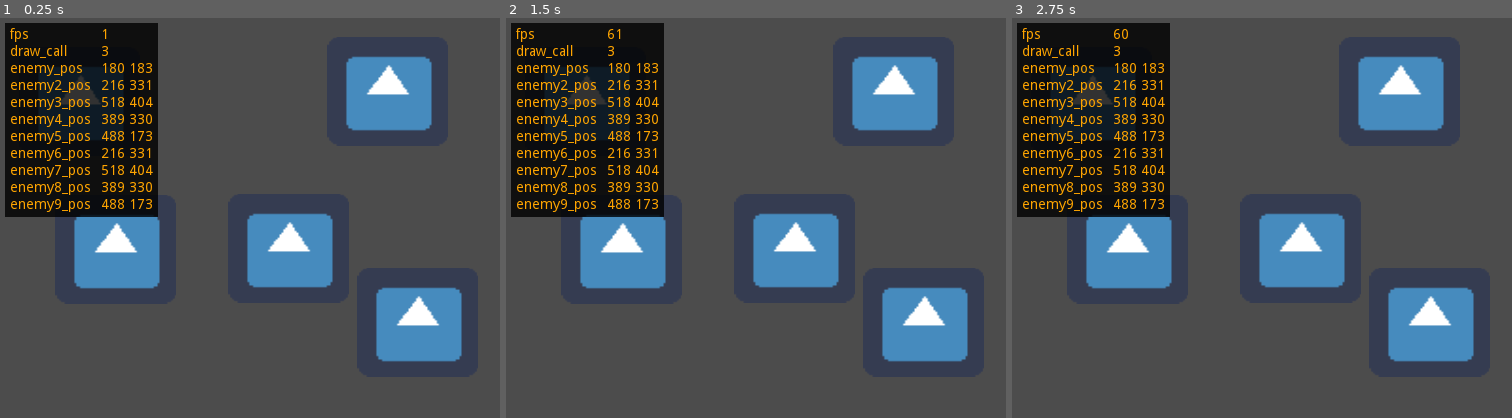
Above: before the commit, frames 1-3 (left to right).
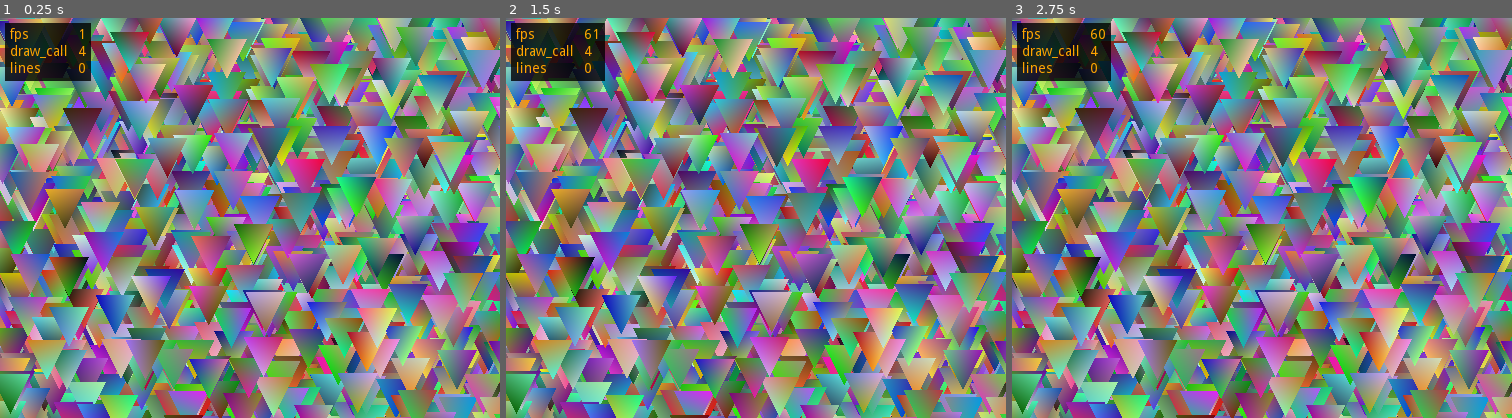
Above: after the commit, the same moments.

Repository: krabhi1/godot-examples
Game: Godot game, scene res://render/render.tscn
Same seed, same stepped clock (60 frames per second), same inputs: the game is played once before the commit and once after it. The engine's default icon, where the game draws it, is replaced by a stand-in: a white triangle on a blue panel in a dark square.
Inputs (mouse positions are in pixels of both pictures, inside the frame that each line leads up to):
- Up to frame 1 (0.25 s): no input
- Up to frame 2 (1.5 s): tap Enter at 0.5 s; move the mouse to (866, 198) at 0.52 s; click (866, 198) at 0.67 s; move the mouse to (656, 238) at 1.27 s; click (656, 238) at 1.42 s
- Up to frame 3 (2.75 s): tap Space at 2 s; move the mouse to (1312, 130) at 2.02 s; click (1312, 130) at 2.17 s

The runs differ from the first frame. In frame 1, 97% of the frame differs, in the area x 0-100%, y 0-100%; in frame 2, 97%; in frame 3, 97%.

Commit message:
added mesh to 2d

Diff:
--- a/project.godot
+++ b/project.godot
@@ -27,6 +27,7 @@
 [autoload]
 
 Global="*res://scripts/global.gd"
+Utils="*res://scripts/utils.gd"
 
 [display]
 
--- /dev/null
+++ b/render/Tree.gd
@@ -0,0 +1,34 @@
+extends MeshInstance2D
+
+static func get_MeshInstance2D(pos,count):
+	var vertices = PoolVector3Array()
+	var colors = PoolColorArray()
+	for _i in range(0, count):
+		var v=Utils.eqivalentTriangle(Utils.randomVec3(1000, 500), 20)
+		vertices.append(v[0])
+		vertices.append(v[1])
+		vertices.append(v[2])
+		colors.append(Utils.randomColor())
+		colors.append(Utils.randomColor())
+		colors.append(Utils.randomColor())
+	var arr_mesh = ArrayMesh.new()
+	var arrays = []
+	arrays.resize(ArrayMesh.ARRAY_MAX)
+	arrays[ArrayMesh.ARRAY_VERTEX] = vertices
+	arrays[ArrayMesh.ARRAY_COLOR] = colors
+	# Create the Mesh.
+	arr_mesh.add_surface_from_arrays(Mesh.PRIMITIVE_TRIANGLES, arrays)
+	var newInstance = MeshInstance2D.new()
+	newInstance.set_mesh(arr_mesh)
+	newInstance.set_position(pos)
+	return newInstance
+
+func _ready():
+	var faces = mesh.get_faces()
+	print("faces", "=", faces)
+	print("faces size ", mesh.get_faces().size())
+
+	var node1=get_MeshInstance2D(Vector2(0,0), 10000)
+	call_deferred("add_child", node1)
+
+	pass  # Replace with function body.
--- a/render/enemy.gd
+++ b/render/enemy.gd
@@ -1,5 +1,7 @@
 extends Node2D
 var pos = Vector2.ZERO
+
+var rectColor = Utils.randomColor()
 
 
 #get main script
@@ -10,8 +12,7 @@
 
 func _process(_delta):
 	Global.drawLine(position, pos)
-	Global.drawRectGrid(pos)
-	Global.drawCircle(pos + Vector2(60, 60))
-	Global.drawRect(pos + Vector2(160, 60))
-	Global.debug(name + "_pos", str(pos.x) + " " + str(pos.y))
+	# Global.drawRectGrid(pos)
+	# Global.drawCircle(pos + Vector2(60, 60))
+	Global.drawRect(pos, Vector2(10, 10), rectColor)
 	pass
--- a/render/render.tscn
+++ b/render/render.tscn
@@ -1,32 +1,24 @@
-[gd_scene load_steps=2 format=2]
+[gd_scene load_steps=4 format=2]
 
-[ext_resource path="res://render/enemy.tscn" type="PackedScene" id=1]
+[ext_resource path="res://icon.png" type="Texture" id=1]
+[ext_resource path="res://render/Tree.gd" type="Script" id=2]
+
+[sub_resource type="ArrayMesh" id=2]
+surfaces/0 = {
+"aabb": AABB( -32, -32, 0, 64, 64, 0 ),
+"array_data": PoolByteArray( 0, 0, 0, 66, 0, 0, 0, 194, 0, 0, 128, 63, 0, 0, 0, 0, 0, 0, 0, 66, 0, 0, 0, 66, 0, 0, 128, 63, 0, 0, 128, 63, 0, 0, 0, 194, 0, 0, 0, 66, 0, 0, 0, 0, 0, 0, 128, 63, 0, 0, 0, 194, 0, 0, 0, 194, 0, 0, 0, 0, 0, 0, 0, 0, 0, 0, 248, 65, 0, 0, 0, 194, 0, 0, 124, 63, 0, 0, 0, 0 ),
+"array_index_data": PoolByteArray( 4, 0, 0, 0, 1, 0, 1, 0, 2, 0, 3, 0, 3, 0, 4, 0, 1, 0 ),
+"blend_shape_data": [  ],
+"format": 262417,
+"index_count": 9,
+"primitive": 4,
+"skeleton_aabb": [  ],
+"vertex_count": 5
+}
 
 [node name="render" type="Node2D"]
 
-[node name="enemy" parent="." instance=ExtResource( 1 )]
-position = Vector2( 80, 83 )
-
-[node name="enemy2" parent="." instance=ExtResource( 1 )]
-position = Vector2( 116, 231 )
-
-[node name="enemy3" parent="." instance=ExtResource( 1 )]
-position = Vector2( 418, 304 )
-
-[node name="enemy4" parent="." instance=ExtResource( 1 )]
-position = Vector2( 289, 230 )
-
-[node name="enemy5" parent="." instance=ExtResource( 1 )]
-position = Vector2( 388, 73 )
-
-[node name="enemy6" parent="." instance=ExtResource( 1 )]
-position = Vector2( 116, 231 )
-
-[node name="enemy7" parent="." instance=ExtResource( 1 )]
-position = Vector2( 418, 304 )
-
-[node name="enemy8" parent="." instance=ExtResource( 1 )]
-position = Vector2( 289, 230 )
-
-[node name="enemy9" parent="." instance=ExtResource( 1 )]
-position = Vector2( 388, 73 )
+[node name="Icon" type="MeshInstance2D" parent="."]
+mesh = SubResource( 2 )
+texture = ExtResource( 1 )
+script = ExtResource( 2 )
--- a/scripts/Utils.gd
+++ /dev/null
@@ -1,6 +0,0 @@
-
-static func add(a: int, b: int):
-
-	return a + b
-
-#static function
--- a/scripts/global.gd
+++ b/scripts/global.gd
@@ -4,7 +4,6 @@
 var linesVectorPool = PoolVector2Array()
 var linesColorPool = PoolColorArray()
 
-var Utils = preload("res://scripts/Utils.gd")
 var DebugPanel = preload("res://scripts/DebugPanel.gd")
 var debugPanel: DebugPanel
 
@@ -21,14 +20,16 @@
 	#draw circles
 	if linesVectorPool.size() > 2:
 		draw_multiline_colors(linesVectorPool, linesColorPool, 1.0, false)
-		linesVectorPool = PoolVector2Array()
-		linesColorPool = PoolColorArray()
+
 
 
 func _process(_delta):
 	debug("fps", str(getFPS()))
 	debug("draw_call", str(getDrawCall()))
+	debug("lines", str(linesVectorPool.size() / 2))
 	update()
+	linesVectorPool = PoolVector2Array()
+	linesColorPool = PoolColorArray()
 
 
 func getFPS():
--- /dev/null
+++ b/scripts/utils.gd
@@ -0,0 +1,15 @@
+extends Node
+
+
+static func randomColor(alpha = 1) -> Color:
+	return Color(rand_range(0, 1), rand_range(0, 1), rand_range(0, 1), alpha)
+
+
+static func randomVec3(a, b,c=0):
+	return Vector3(rand_range(0,a), rand_range(0,b), rand_range(0,c))
+
+static func eqivalentTriangle(center, radius):
+	var a = Vector3(center.x, center.y + radius, center.z)
+	var b = Vector3(center.x + radius, center.y - radius, center.z)
+	var c = Vector3(center.x - radius, center.y - radius, center.z)
+	return [a, b, c]
--- a/temp/temp.tscn
+++ b/temp/temp.tscn
@@ -3,10 +3,14 @@
 [node name="Node2D" type="Node2D"]
 
 [node name="PanelContainer" type="PanelContainer" parent="."]
-margin_left = 12.0
-margin_top = 28.0
-margin_right = 199.0
-margin_bottom = 154.0
+visible = false
+margin_left = 225.0
+margin_top = -13.0
+margin_right = 412.0
+margin_bottom = 113.0
+__meta__ = {
+"_edit_group_": true
+}
 
 [node name="VBoxContainer" type="VBoxContainer" parent="PanelContainer"]
 self_modulate = Color( 0.415686, 0.368627, 0.141176, 1 )
@@ -43,3 +47,8 @@
 margin_right = 173.0
 margin_bottom = 86.0
 text = "2222222"
+
+[node name="Polygon2D" type="Polygon2D" parent="."]
+position = Vector2( 32.2784, 122.174 )
+scale = Vector2( 0.453608, 0.521739 )
+polygon = PoolVector2Array( 311, 84, 200, 222, 394, 147 )
